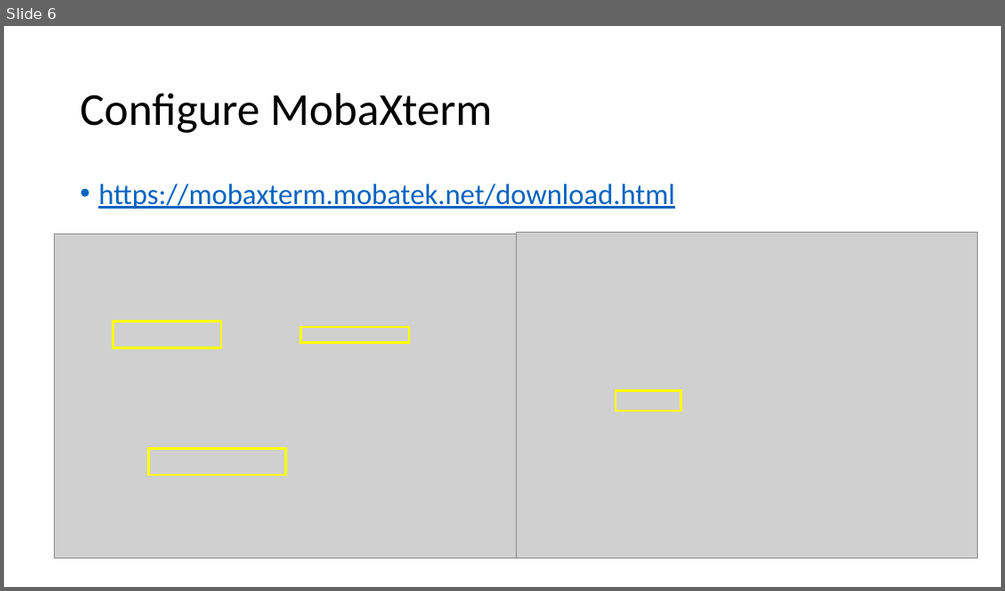
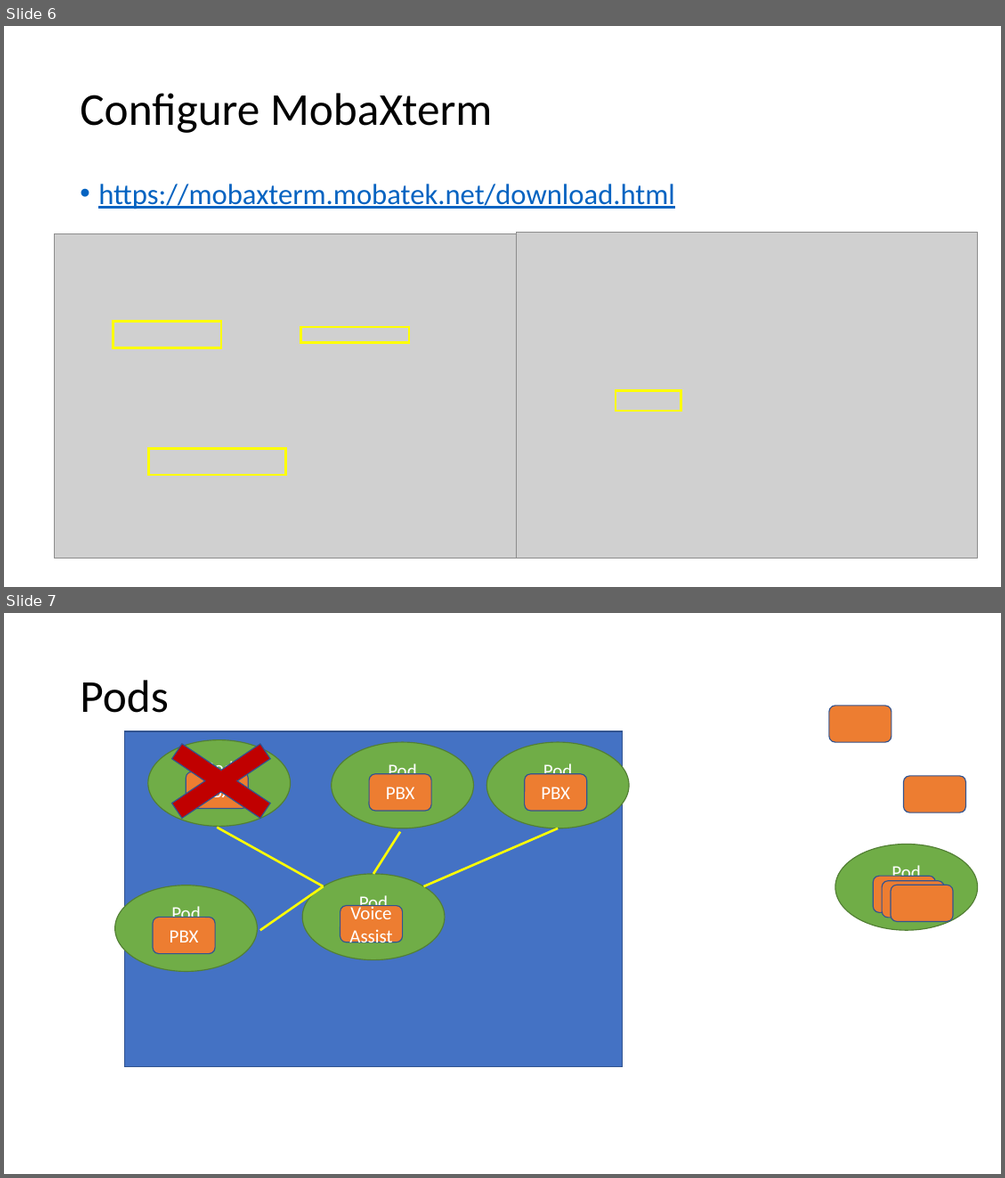
Before and after one commit to subratsuman/synchrn_18apr_k8s, a slide deck: 20230418-Synchrn-K8s-Discussions.pptx. Shown one above the other, each under a label of ours: slide 6 before the commit, slides 6 and 7 after it. The pictures are 1005x591 and 1005x1178 pixels, drawn with LibreOffice and Linux fonts; fonts in the diff are those of the drawing; grey boxes stand for pictures. Boxes give left, top, right and bottom in pixels: in the first picture for what was removed or moved away, otherwise in the second. Text is boxed around its words. In the diff, an @@ line names an element or a change of style, - is before the commit and + after.

```diff
--- a/20230418-Synchrn-K8s-Discussions.pptx
+++ b/20230418-Synchrn-K8s-Discussions.pptx
@@ slide 7 added at [4, 613, 1001, 1174], background #FFFFFF @@
@@ title added at [80, 680, 169, 713], 44 pt, text #000000 @@
+Pods
@@ rounded rectangle added at [829, 706, 890, 742], fill #ED7D31, outline #325491 1 pt @@
@@ rectangle added at [125, 731, 623, 1066], fill #4472C4, outline #325491 1 pt, 18 pt, text #FFFFFF @@
+Worker Node
@@ cross added at [137, 723, 306, 838], fill #C00000, outline #325491 1 pt @@
@@ ellipse added at [148, 740, 291, 826], fill #70AD47, outline #538035 1 pt, 18 pt, text #FFFFFF @@
+Pod
@@ ellipse added at [332, 742, 474, 828], fill #70AD47, outline #538035 1 pt, 18 pt, text #FFFFFF @@
+Pod
@@ ellipse added at [487, 742, 629, 828], fill #70AD47, outline #538035 1 pt, 18 pt, text #FFFFFF @@
+Pod
@@ rounded rectangle added at [186, 771, 248, 808], fill #ED7D31, outline #325491 1 pt, 18 pt, text #FFFFFF @@
+PBX
@@ rounded rectangle added at [369, 774, 431, 811], fill #ED7D31, outline #325491 1 pt, 18 pt, text #FFFFFF @@
+PBX
@@ rounded rectangle added at [525, 774, 587, 811], fill #ED7D31, outline #325491 1 pt, 18 pt, text #FFFFFF @@
+PBX
@@ rounded rectangle added at [904, 776, 966, 812], fill #ED7D31, outline #325491 1 pt @@
@@ line added from (217, 827) to (324, 887), #FFFF00 2.25 pt @@
@@ line added from (400, 831) to (373, 874), #FFFF00 2.25 pt @@
@@ line added from (558, 828) to (423, 887), #FFFF00 2.25 pt @@
@@ ellipse added at [302, 874, 445, 960], fill #70AD47, outline #538035 1 pt, 18 pt, text #FFFFFF @@
+Pod
@@ ellipse added at [114, 885, 257, 971], fill #70AD47, outline #538035 1 pt, 18 pt, text #FFFFFF @@
+Pod
@@ line added from (260, 930) to (324, 887), #FFFF00 2.25 pt @@
@@ rounded rectangle added at [340, 906, 403, 942], fill #ED7D31, outline #325491 1 pt, 18 pt, text #FFFFFF @@
+VoiceAssist
@@ group added at [835, 844, 978, 930]: 3 rounded rectangles, 1 ellipse @@
+Pod
@@ rounded rectangle added at [153, 916, 215, 953], fill #ED7D31, outline #325491 1 pt, 18 pt, text #FFFFFF @@
+PBX
```
Also in this commit, not shown: 3 other slides added.
